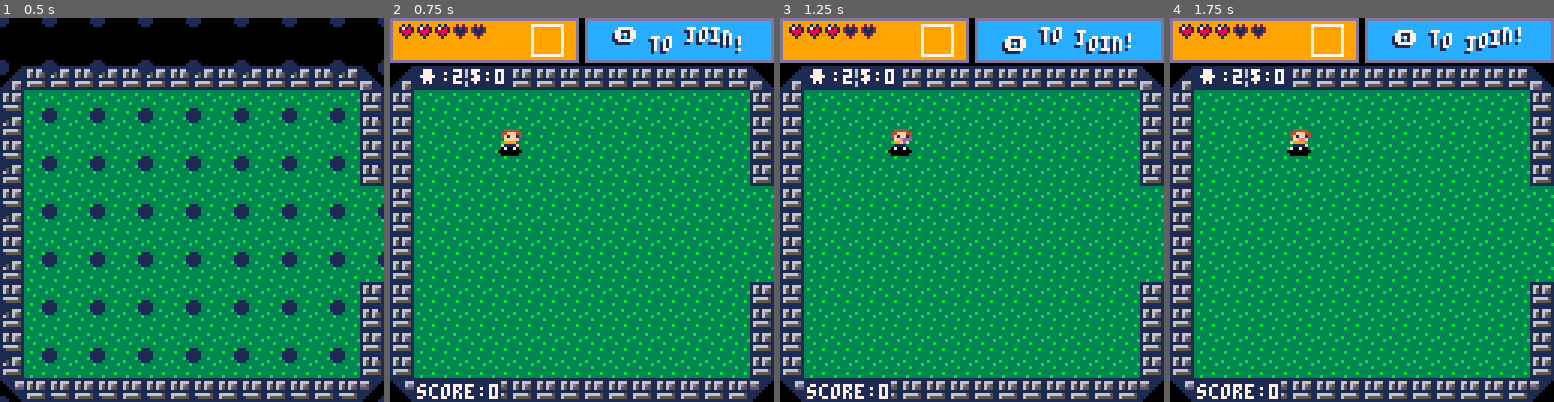
Above: before the commit, frames 1-4 (left to right).
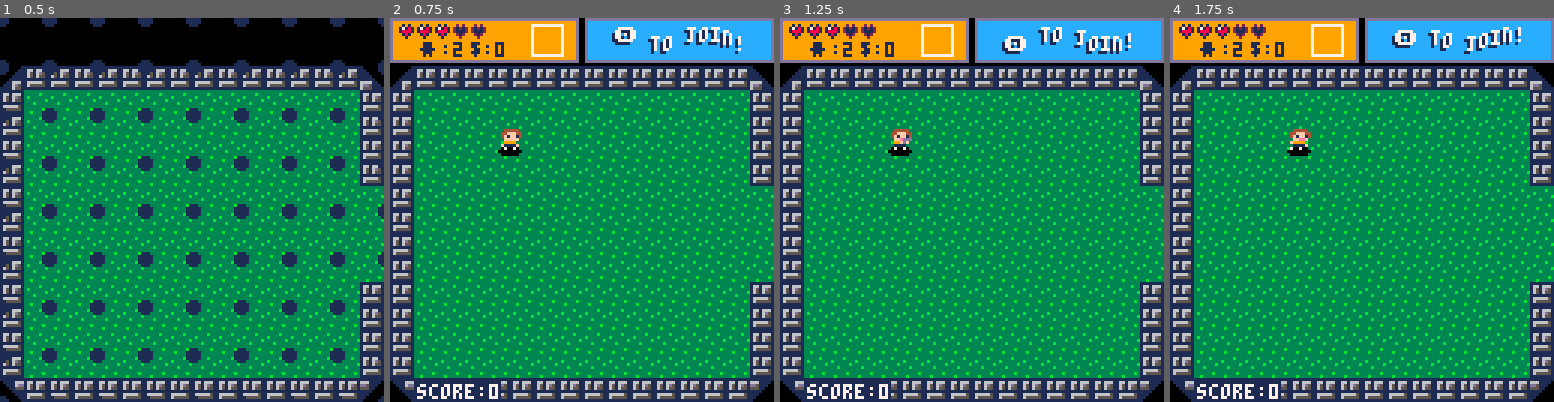
Above: after the commit, the same moments.

Repository: Zerk4112/cutemup
Game: PICO-8 cartridge cutemup.p8
The game is run twice, just before and just after one commit, with the same random seed, the same clock (stepped at 60 frames per second) and the same inputs.
Inputs:
- Up to frame 1 (0.5 s): tap X (X key) at 0.33 s
- Up to frame 2 (0.75 s): tap O (Z key) at 0.7 s
- Up to frame 3 (1.25 s): tap X (X key) at 1.07 s
- Up to frame 4 (1.75 s): hold Right from 1.6 s (still down); tap O (Z key) at 1.7 s

Frame 1 is identical in both runs. In frame 2, 1.1% of the frame differs, in the area x 7-31%, y 6-18%; in frame 3, 1.1%; in frame 4, 1.1%.

Commit message:
Improve stats printing on scoreboard

Diff:
--- a/cutemup.p8
+++ b/cutemup.p8
@@ -926,10 +926,9 @@
 				sox+=6
 			end
 			rect(p.sx+46, p.sy+2, p.sx+56,p.sy+12, 7)
-			print('\#1웃:'..p.stats.lives,p.sx+8, p.sy+17,7)
-		print('\#1$:'..p.stats.coin,p.sx+26, p.sy+17,7)
-
-		print('\#1score:'..p.stats.score,p.sx+8, p.sy+122,7)
+			print('웃:'..p.stats.lives,p.sx+8, p.sy+8,1)
+			print('$:'..p.stats.coin,p.sx+26, p.sy+8,1)
+			print('\#1score:'..p.stats.score,p.sx+8, p.sy+122,7)
 		else
 			-- print('\#1웃:'..p.stats.lives,p.sx+2, p.sy+16,7)
 
